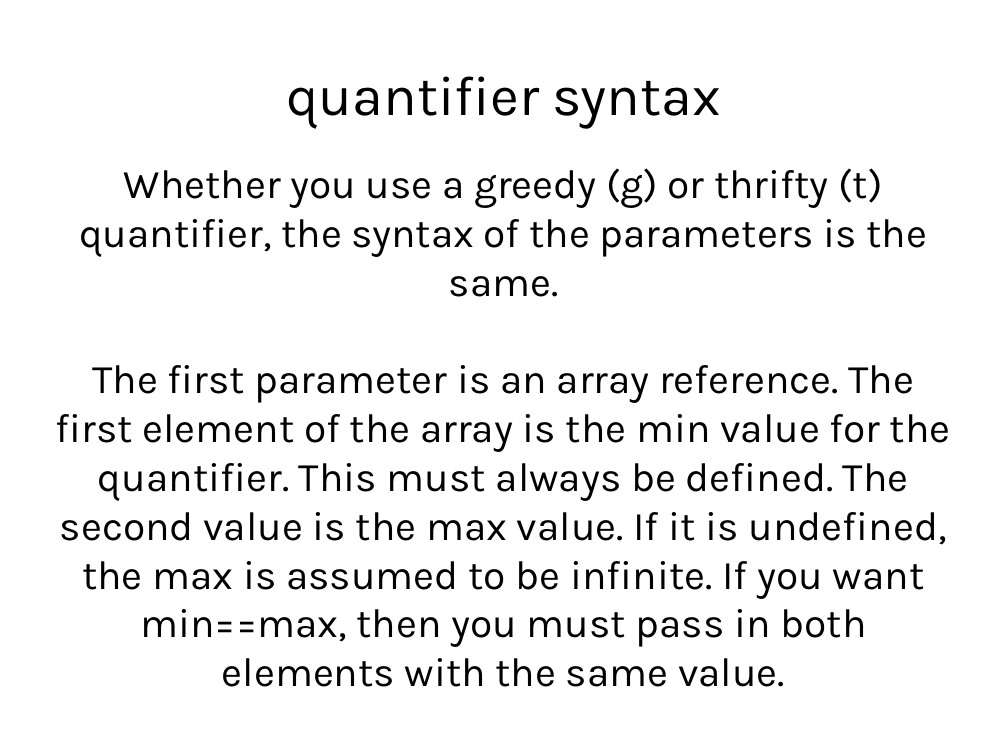
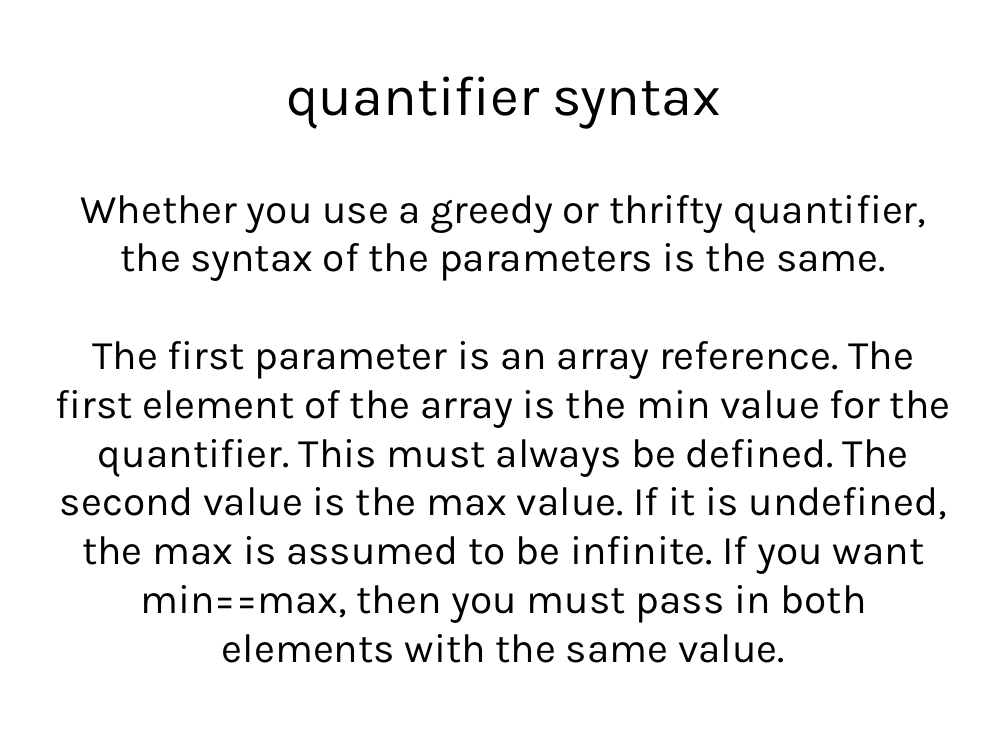
Before and after one commit to gitpan/Parse-Gnaw, a slide deck: slide 25 of slideshow/gnaw_slides.odp. Drawn at 1008x756 pixels with LibreOffice and Linux fonts; fonts in the diff are those of the drawing. Boxes give left, top, right and bottom in pixels: in the first picture for what was removed or moved away, otherwise in the second. Text is boxed around its words. In the diff, an @@ line names an element or a change of style, - is before the commit and + after.

```diff
--- a/slideshow/gnaw_slides.odp
+++ b/slideshow/gnaw_slides.odp
@@ subtitle at bbox=[80, 195, 926, 281]: text changed @@
-Whether you use a greedy (g) or thrifty (t) quantifier, the syntax of the parameters is the same.
+Whether you use a greedy or thrifty quantifier, the syntax of the parameters is the same.
```
Also in this commit, not shown: 8 other slides changed, 2 slides added, 3 other files.
